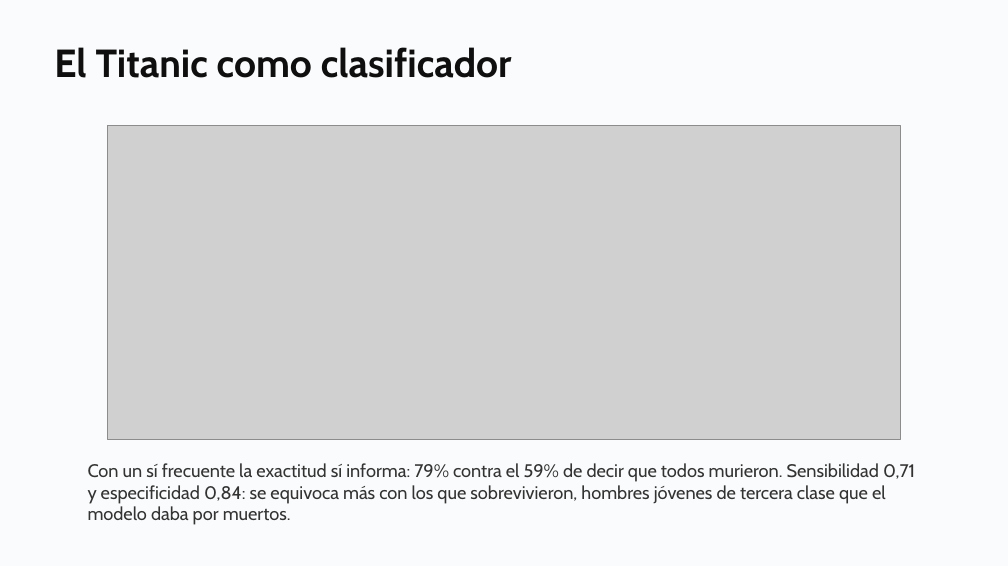
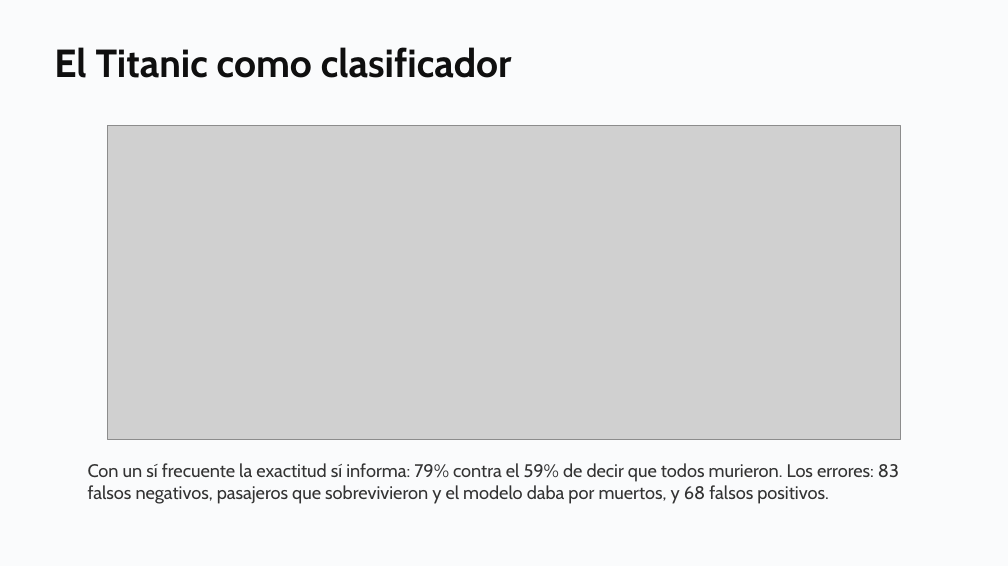
Before and after one commit to daniopitz/diplomado-cdd, a slide deck: slide 30 of presentaciones/clase06_regresion_logistica.pptx (slide 33 before the commit). Drawn at 1008x566 pixels with LibreOffice and Linux fonts; fonts in the diff are those of the drawing; grey boxes stand for pictures. Boxes give left, top, right and bottom in pixels: in the first picture for what was removed or moved away, otherwise in the second. Text is boxed around its words. In the diff, an @@ line names an element or a change of style, - is before the commit and + after.

```diff
--- a/presentaciones/clase06_regresion_logistica.pptx
+++ b/presentaciones/clase06_regresion_logistica.pptx
@@ text at box(88, 463, 899, 504): text changed @@
-Con un sí frecuente la exactitud sí informa: 79% contra el 59% de decir que todos murieron. Sensibilidad 0,71 y especificidad 0,84: se equivoca más con los que sobrevivieron, hombres jóvenes de tercera clase que el modelo daba por muertos.
+Con un sí frecuente la exactitud sí informa: 79% contra el 59% de decir que todos murieron. Los errores: 83 falsos negativos, pasajeros que sobrevivieron y el modelo daba por muertos, y 68 falsos positivos.
```
Also in this commit, not shown: 6 other slides changed, 3 slides removed, 6 other files.
